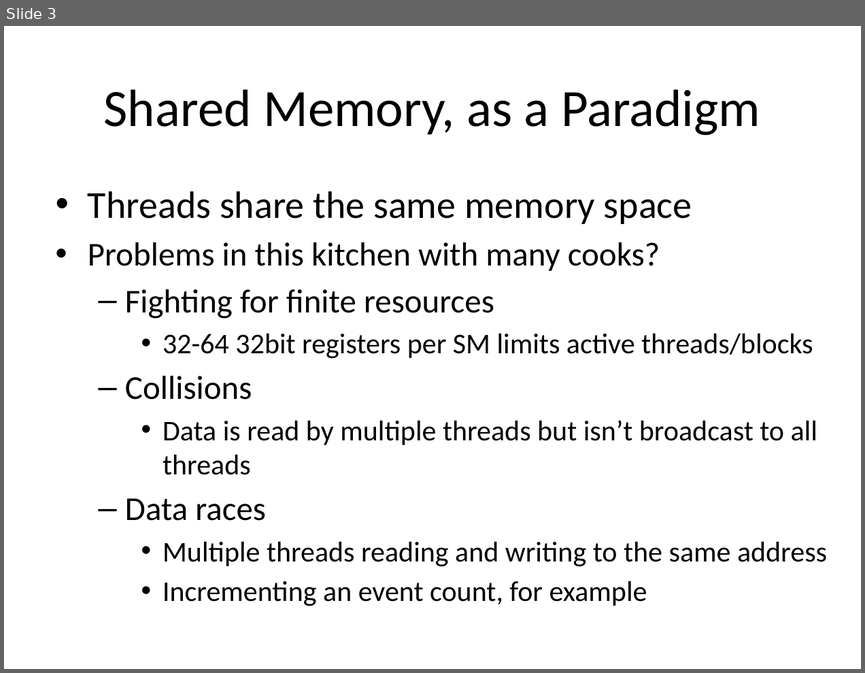
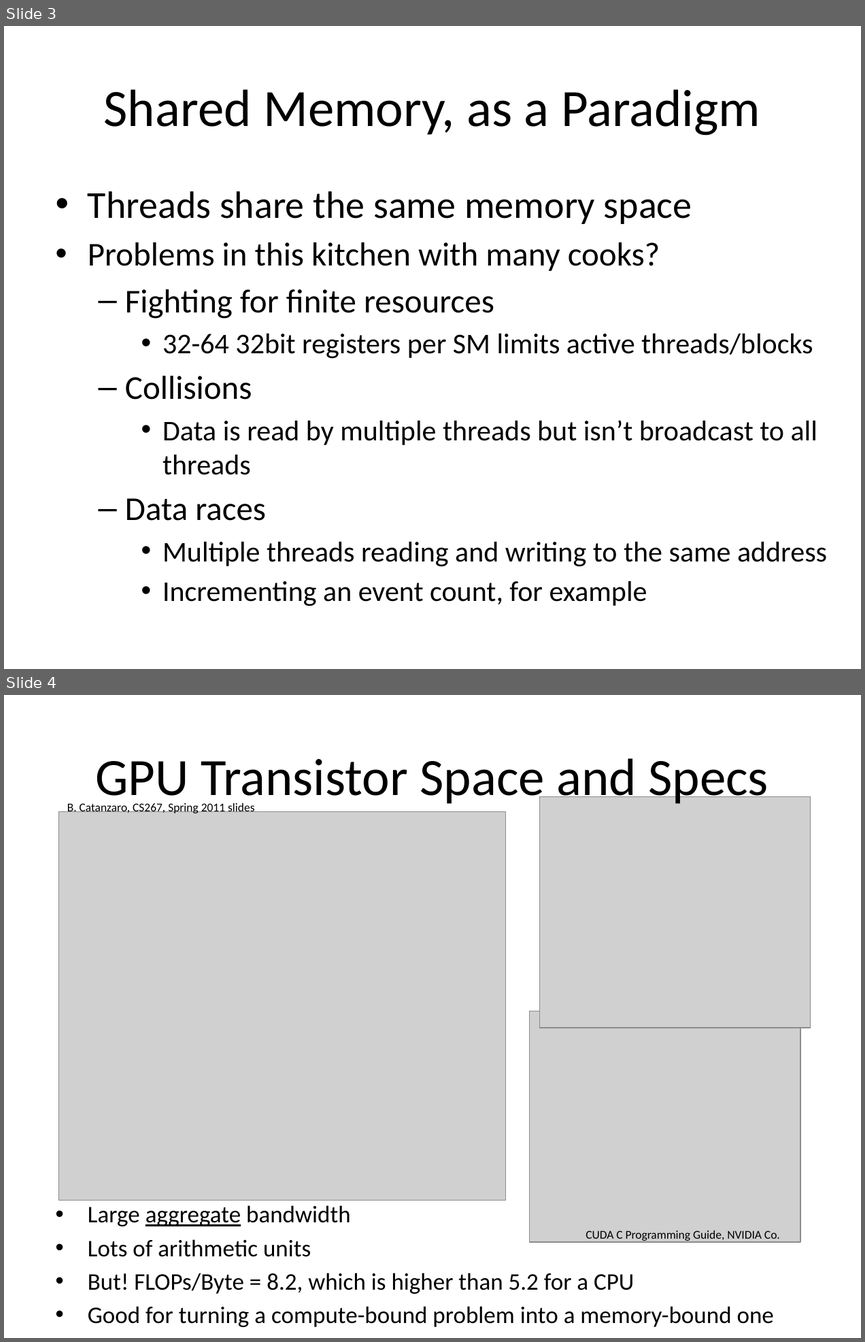
Before and after one commit to sellitforcache/cuda_tut, a slide deck: cuda_tut.pptx. Shown one above the other, each under a label of ours: slide 3 before the commit, slides 3 and 4 after it. The pictures are 865x673 and 865x1342 pixels, drawn with LibreOffice and Linux fonts; fonts in the diff are those of the drawing; grey boxes stand for pictures. Boxes give left, top, right and bottom in pixels: in the first picture for what was removed or moved away, otherwise in the second. Text is boxed around its words. In the diff, an @@ line names an element or a change of style, - is before the commit and + after.

Commit message:
added transistor space slide

```diff
--- a/cuda_tut.pptx
+++ b/cuda_tut.pptx
@@ slide 4 added at (x1=4, y1=695, x2=861, y2=1338), background #FFFFFF @@
@@ title added at (x1=95, y1=758, x2=768, y2=807), 44 pt, text #000000 @@
+GPU Transistor Space and Specs
@@ picture added at (x1=59, y1=811, x2=505, y2=1200) @@
@@ text added at (x1=67, y1=802, x2=255, y2=813), 10 pt, text #000000 @@
+B. Catanzaro, CS267, Spring 2011 slides
@@ picture added at (x1=540, y1=797, x2=810, y2=1028) @@
@@ picture added at (x1=529, y1=1011, x2=800, y2=1242) @@
@@ text added at (x1=88, y1=1205, x2=774, y2=1327), 20 pt, text #000000 @@
+• Large aggregate bandwidth
+• Lots of arithmetic units
+• But! FLOPs/Byte = 8.2, which is higher than 5.2 for a CPU
+• Good for turning a compute-bound problem into a memory-bound one
@@ text added at (x1=585, y1=1230, x2=780, y2=1242), 10 pt, text #000000 @@
+CUDA C Programming Guide, NVIDIA Co.
```
Also in this commit, not shown: 2 slides changed.
